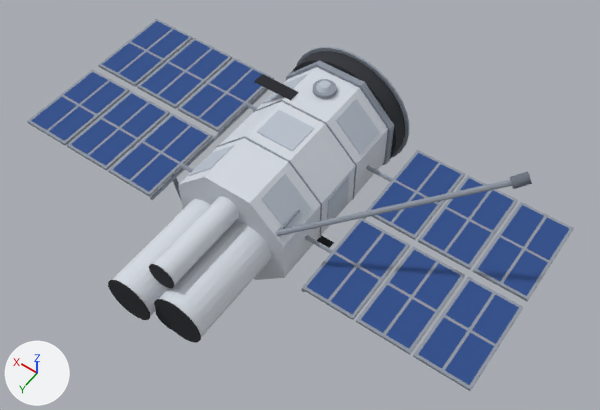
A saved change to the glTF model site/models/oao-3.glb.
Rendered twice from a 50 mm camera at (-5.49, 7.29, 10.79) aimed at (-0.58, 0.42, -0.02). The lights are fixed; the arrows at lower left show +X, +Y and +Z. The picture after the commit comes second. Where no turn or scale is listed for an object, it has been applied to the vertices. Vertices at exactly the same position are counted once.

Names of what the first picture shows: 'body', 'foil', 'solar-panel'.
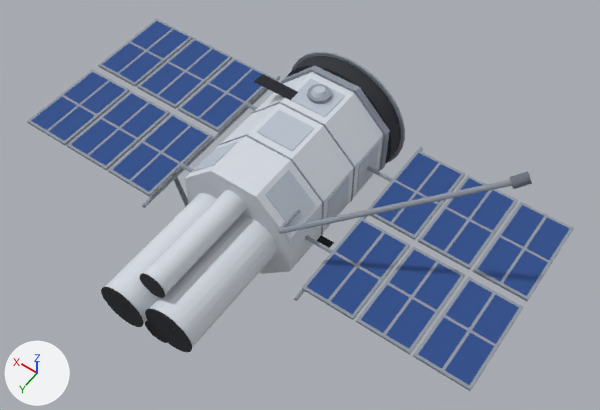
Where the newer file only moved an object's origin or applied its transform, the numbers keep the older frame.

The change, as a list of edits to the scene's bpy script:
```text
Change me_foil:
    where me_foil.from_pydata(...)  # 2281 vertices, 3936 faces; spans x -1.05..1.05, y -2.45..2.45, z -1.05..1.05
    me_foil part 1: the loose piece of 642 vertices spanning x -1.05..1.05, y -2.45..0.55, z -1.05..1.05 is scaled about its middle by (1, 0.9, 1), then moved by (0.0, -0.15, 0.0)
    me_foil part 2: the loose piece of 242 vertices spanning x -0.22..0.22, y 0.55..2.1, z 0.4..0.84 is scaled about its middle by (1, 1.23, 1), then moved by (0.0, -0.12, 0.0)
    me_foil part 3: 1082 of 2281 vertices moved; they spanned x -0.81..0.85, y 0.55..2.33, z -0.43..0.43 and now span x -0.81..0.85, y 0.25..2.35, z -0.43..0.43; mean shift (0.0, -0.15, 0.0); largest move (-0.27, 0.55, -0.42) -> (-0.27, 0.25, -0.42)
Change me_body:
    remove me_body.from_pydata(...)  # 8138 vertices, 11384 faces; spans x -4.45..4.45, y -2.7..2.7, z -2.02..2.02
    add me_body.from_pydata(...)  # 8138 vertices, 11384 faces; spans x -4.45..4.45, y -2.62..2.84, z -2.02..2.02
    me_body part 4: the loose piece of 66 vertices spanning x -1.24..1.24, y -2.7..-2.66, z -1.24..1.24 is moved by (0.0, 0.15, 0.0)
    me_body part 5: the loose piece of 83 vertices spanning x -0.2..0.2, y -2.02..-1.62, z 1.07..1.2 is moved by (0.0, 0.15, 0.0)
    me_body part 6: the loose piece of 62 vertices spanning x -1.58..-1.52, y -2.43..0.98, z -0.13..-0.07 is scaled about its middle by (1, 1.12, 1)
    me_body part 7: the loose piece of 82 vertices spanning x 0.5..1.0, y -0.02..0.57, z 0.5..1.0 is scaled about its middle by (0.00129, 1, 1.41), then moved by (0.31, -1.9, -0.75)
    me_body part 8: the loose piece of 82 vertices spanning x 0.5..1.0, y -2.02..-1.43, z 0.5..1.0 is moved by (0.0, 1.9, 0.0)
    me_body part 9: the loose piece of 82 vertices spanning x -1.0..-0.5, y -0.02..0.57, z 0.5..1.0 is scaled about its middle by (1.41, 1, 0.00129), then moved by (0.75, -1.9, 0.31)
    me_body part 10: the loose piece of 82 vertices spanning x -1.0..-0.5, y -2.02..-1.43, z 0.5..1.0 is moved by (0.0, 1.9, 0.0)
    me_body part 11: the loose piece of 82 vertices spanning x -1.0..-0.5, y -0.02..0.57, z -1.0..-0.5 is scaled about its middle by (0.00129, 1, 1.41), then moved by (-0.31, -1.9, 0.75)
    me_body part 12: the loose piece of 146 vertices spanning x -0.83..0.07, y 2.53..2.55, z -0.44..0.44 is moved by (0.0, 0.2, 0.0)
    me_body part 13: 955 of 8138 vertices moved; they spanned x -1.18..1.18, y -2.68..-2.23, z -1.18..1.18 and now span x -1.18..1.18, y -2.52..-2.08, z -1.18..1.18; mean shift (0.0, 0.15, 0.0); largest move (0.62, -2.31, -0.94) -> (0.62, -2.1, -0.94)
    me_body part 14: all 146 vertices in x 0.03..0.86, y 2.68..2.7, z -0.42..0.42 are moved by (0.0, 0.15, 0.0)
    me_body part 15: all 50 vertices in x -0.24..0.24, y 2.33..2.34, z 0.39..0.86 are moved by (0.0, 0.2, 0.0)
    me_body part 16: all 50 vertices in x -0.19..0.29, y 2.38..2.39, z -0.86..-0.39 are moved by (0.0, 0.25, 0.0)
    me_body part 17: 79 of 8138 vertices moved; they spanned x 0.87..3.38, y -1.01..0.76, z -1.78..-0.56 and now span x 0.87..3.38, y -1.02..0.71, z -1.78..-0.56; mean shift (0.0, -0.03, 0.0); largest move (1.24, 0.49, -0.8) -> (3.34, -0.98, -1.78)
    me_body part 18: 79 of 8138 vertices moved; they spanned x -3.38..-0.87, y -1.01..0.76, z 0.56..1.78 and now span x -3.38..-0.87, y -1.02..0.71, z 0.56..1.78; mean shift (0.0, -0.03, 0.0); largest move (-1.24, 0.49, 0.8) -> (-3.34, -0.98, 1.78)
    other edits to the shape of me_body do not show in these pictures
Change ob_foil:
    ob_foil.location: (0.0, 0.95, 0.0) -> (0.0, 1.1, 0.0)
```

Changed parts and their boxes [x1, y1, x2, y2] in the pictures (600 x 410 px; the box of a moved part takes in the faces that stretch with it):
'foil', reshaped, moved
    before: [112, 67, 388, 337]
    after: [105, 72, 383, 347]
part 1 of me_foil, moved or reshaped
    before: [178, 67, 388, 280]
    after: [184, 72, 383, 274]
part 2 of me_foil, moved or reshaped
    before: [153, 196, 240, 285]
    after: [144, 190, 246, 294]
part 3 of me_foil, moved or reshaped
    before: [112, 199, 272, 337]
    after: [105, 193, 277, 347]
part 4 of me_body, moved or reshaped
    before: [296, 47, 409, 158]
    after: [291, 52, 405, 163]
part 5 of me_body, moved or reshaped
    before: [313, 79, 337, 99]
    after: [307, 84, 332, 104]
part 6 of me_body, moved or reshaped
    before: [301, 217, 366, 292]
    after: [294, 147, 423, 301]
part 7 of me_body, moved or reshaped (not visible afterwards)
    before: [189, 145, 234, 176]
part 8 of me_body, moved or reshaped
    before: [263, 74, 307, 104]
    after: [192, 142, 238, 172]
part 9 of me_body, moved or reshaped
    before: [261, 174, 311, 229]
    after: [291, 79, 345, 117]
part 10 of me_body, moved or reshaped
    before: [336, 99, 379, 154]
    after: [265, 170, 315, 226]
part 11 of me_body, moved or reshaped (not visible before)
    after: [357, 143, 379, 192]
part 12 of me_body, moved or reshaped
    before: [154, 299, 201, 343]
    after: [145, 308, 192, 352]
part 13 of me_body, moved or reshaped
    before: [286, 51, 405, 166]
    after: [281, 56, 401, 170]
part 14 of me_body, moved or reshaped
    before: [108, 280, 150, 320]
    after: [101, 287, 144, 327]
part 15 of me_body, moved or reshaped
    before: [149, 264, 174, 288]
    after: [140, 273, 165, 298]
part 16 of me_body, moved or reshaped
    before: [156, 311, 172, 330]
    after: [145, 321, 167, 343]
part 17 of me_body, moved or reshaped
    before: [171, 173, 181, 200]
    after: [172, 173, 189, 207]
part 18 of me_body, moved or reshaped
    before: [276, 180, 512, 236]
    after: [278, 180, 512, 234]
